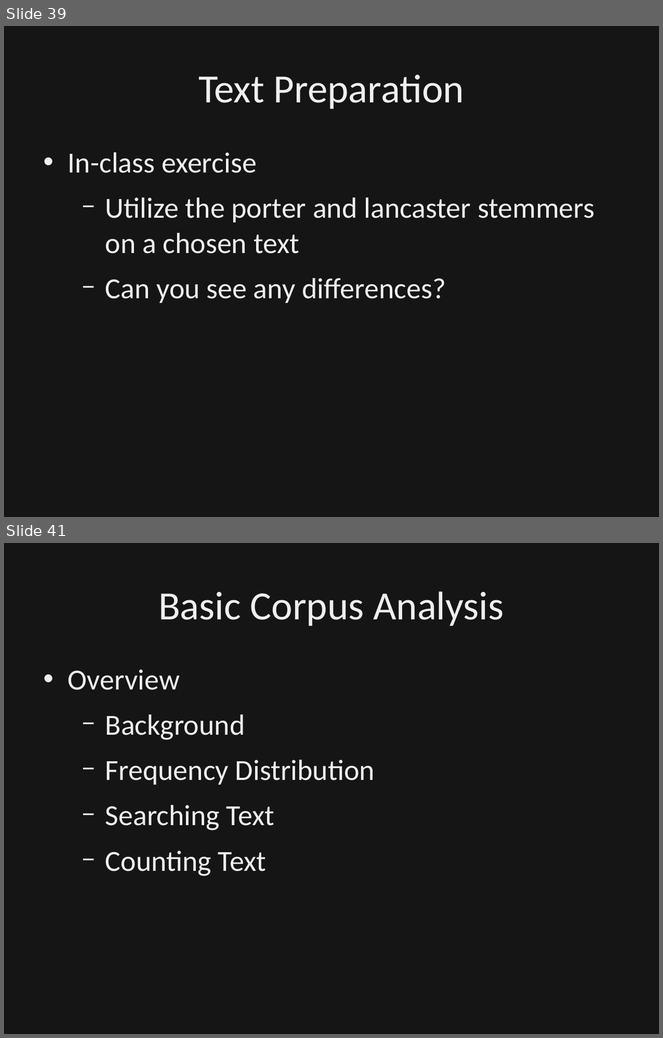
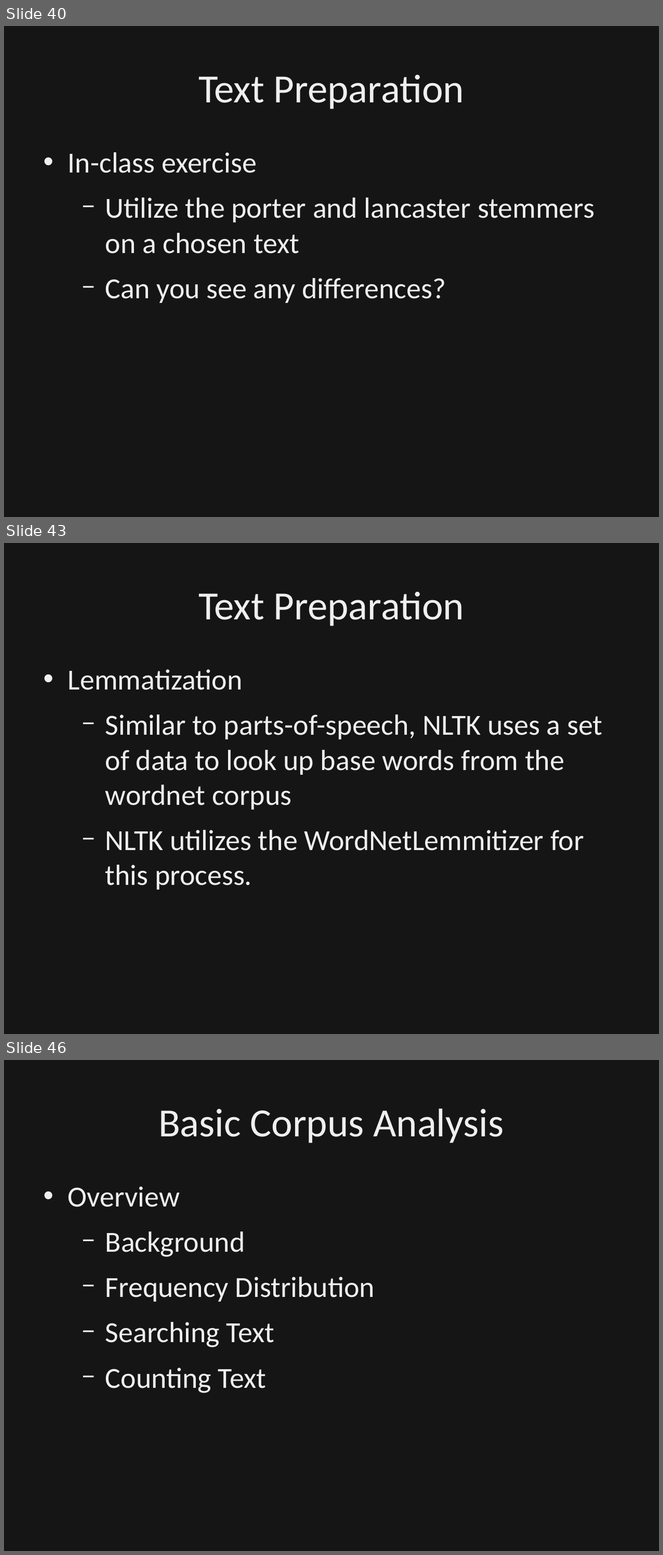
Before and after one commit to dbowmans46/PracticalProgramming, a slide deck: Session 7 - Python/Instructional Material/Session 7 - Python Brief Intro to NLP.odp. Shown one above the other, each under a label of ours: slides 39 and 41 before the commit, slides 40, 43 and 46 after it; the slides between them are not shown. The pictures are 663x1038 and 663x1555 pixels, drawn with LibreOffice and Linux fonts; fonts in the diff are those of the drawing; background and template pictures are left out; a plain dark background stands for a picture behind light text. Boxes give left, top, right and bottom in pixels: in the first picture for what was removed or moved away, otherwise in the second. Text is boxed around its words. In the diff, an @@ line names an element or a change of style, - is before the commit and + after.

Commit message:
Added slides and code for lemmatization.  Added references.  Clarified stemming slides, and added stemming example code.

```diff
--- a/Session 7 - Python/Instructional Material/Session 7 - Python Brief Intro to NLP.odp
+++ b/Session 7 - Python/Instructional Material/Session 7 - Python Brief Intro to NLP.odp
@@ slide 43 added at box(4, 543, 659, 1034), background picture (left out) @@
@@ rectangle added at box(4, 543, 659, 1034), fill #000000 at 50% opacity, outline #000000 0 pt @@
@@ title added at box(198, 591, 465, 626), 44 pt, text #EFEFEF @@
+Text Preparation
@@ text added at box(68, 669, 603, 890), 32 pt, text #EFEFEF @@
+• Lemmatization
+  − Similar to parts-of-speech, NLTK uses a set of data to look up base words from the wordnet corpus
+  − NLTK utilizes the WordNetLemmitizer for this process.
@@ what was slide 39 is now slide 40 @@
@@ what was slide 41 is now slide 46 @@
```
Also in this commit, not shown: 6 slides changed, 4 other slides added, 1 other file.
